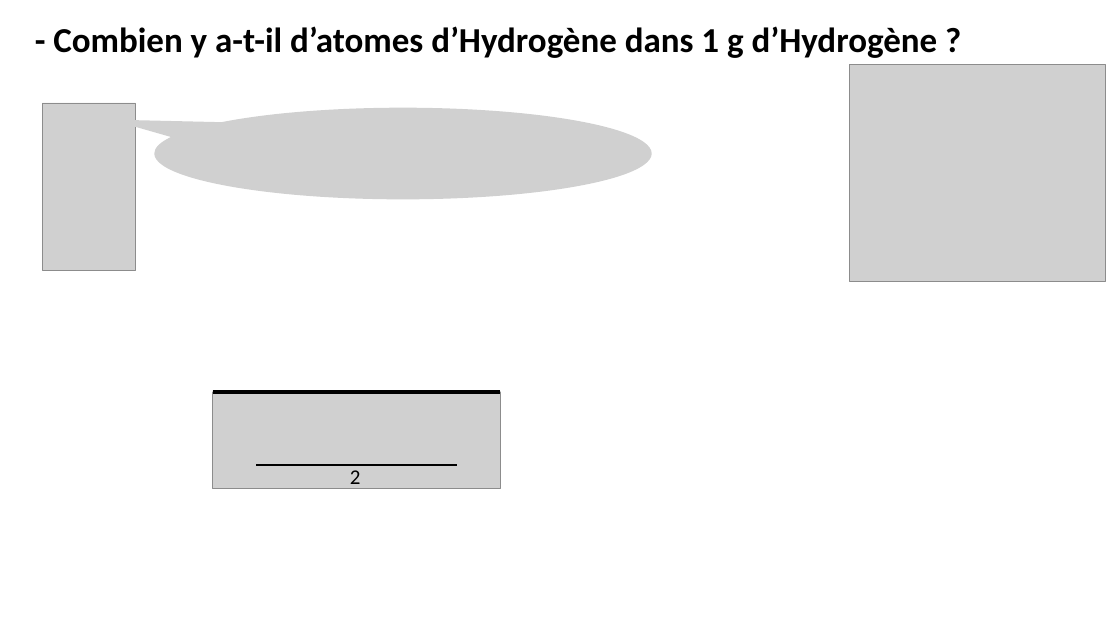
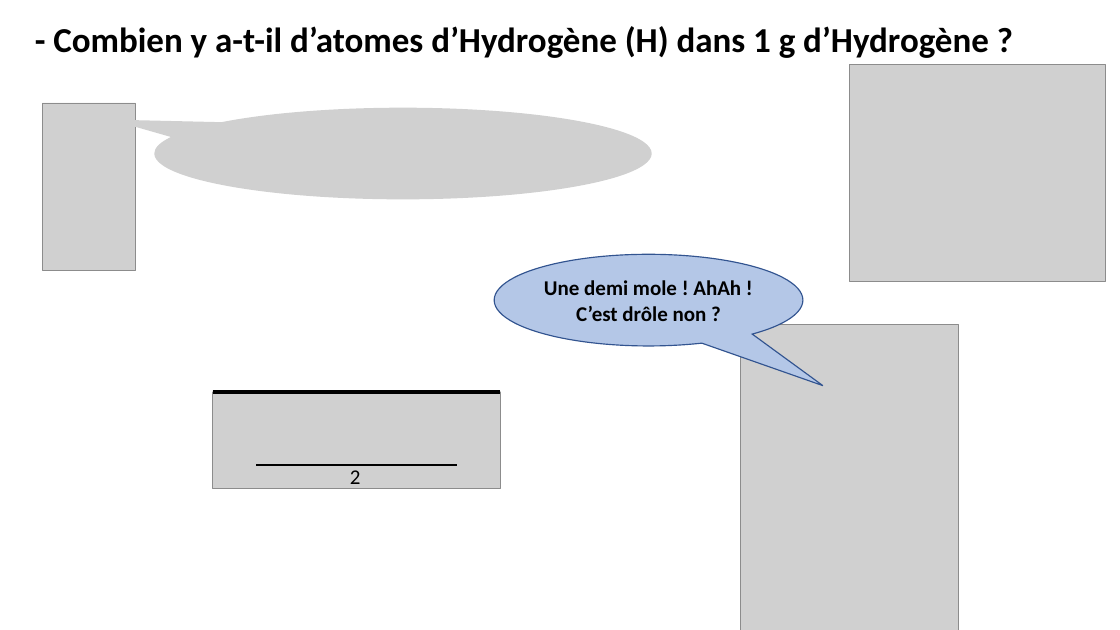
Before and after one commit to pierreghesqui/Lyc-e, a slide deck: slide 9 of Seconde/Chapitre9-LaMole/Activité/Mole.pptx. Drawn at 1120x630 pixels with LibreOffice and Linux fonts; fonts in the diff are those of the drawing; grey boxes stand for pictures. Boxes give left, top, right and bottom in pixels: in the first picture for what was removed or moved away, otherwise in the second. Text is boxed around its words. In the diff, an @@ line names an element or a change of style, - is before the commit and + after.

Commit message:
Chapitre9-LaMole Vidéo

```diff
--- a/Seconde/Chapitre9-LaMole/Activité/Mole.pptx
+++ b/Seconde/Chapitre9-LaMole/Activité/Mole.pptx
@@ text at (53,26,989,58): text changed @@
-- Combien y a-t-il d’atomes d’Hydrogène dans 1 g d’Hydrogène ?
+- Combien y a-t-il d’atomes d’Hydrogène (H) dans 1 g d’Hydrogène ?
@@ speech bubble added at (494,255,803,346), fill #B4C7E7, outline #325491 1 pt, 18 pt, text #000000, bold @@
+Une demi mole ! AhAh ! C’est drôle non ?
@@ picture added at (741,325,960,630) @@
```
Also in this commit, not shown: 6 other slides changed, 4 other files.
